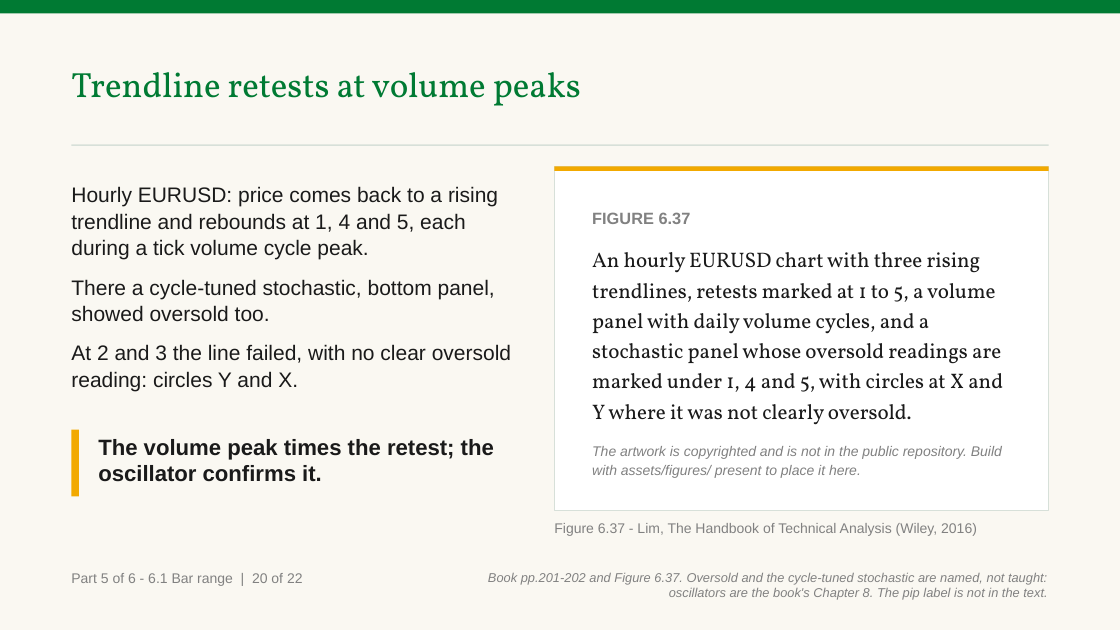
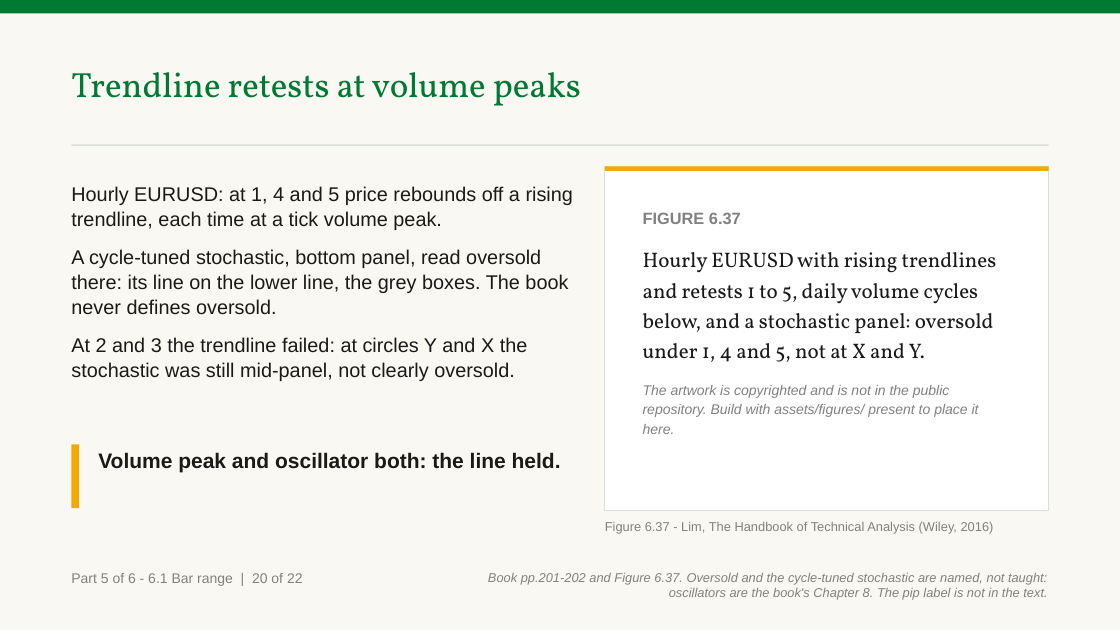
Before and after one commit to benjiesotelo-sudo/Telos_FIN1209, a slide deck: slide 135 of chapter-06/FIN1209-Chapter-06.pptx. Drawn at 1120x630 pixels with LibreOffice and Linux fonts; fonts in the diff are those of the drawing. Boxes give left, top, right and bottom in pixels: in the first picture for what was removed or moved away, otherwise in the second. Text is boxed around its words. In the diff, an @@ line names an element or a change of style, - is before the commit and + after.

```diff
--- a/chapter-06/FIN1209-Chapter-06.pptx
+++ b/chapter-06/FIN1209-Chapter-06.pptx
@@ rectangle: place and size @@
-rectangle at (555, 166, 1049, 511)
+rectangle at (605, 166, 1049, 511)
@@ rectangle: place and size @@
-rectangle at (555, 166, 1049, 171)
+rectangle at (605, 166, 1049, 171)
@@ text at (71, 186, 573, 381): text changed; size 18 to 17 pt @@
-Hourly EURUSD: price comes back to a rising trendline and rebounds at 1, 4 and 5, each during a tick volume cycle peak.
-There a cycle-tuned stochastic, bottom panel, showed oversold too.
-At 2 and 3 the line failed, with no clear oversold reading: circles Y and X.
+Hourly EURUSD: at 1, 4 and 5 price rebounds off a rising trendline, each time at a tick volume peak.
+A cycle-tuned stochastic, bottom panel, read oversold there: its line on the lower line, the grey boxes. The book never defines oversold.
+At 2 and 3 the trendline failed: at circles Y and X the stochastic was still mid-panel, not clearly oversold.
@@ text "FIGURE 6.37": place and size @@
-text "FIGURE 6.37" at (592, 212, 1003, 478)
+text "FIGURE 6.37" at (643, 212, 997, 434)
@@ text at (643, 252, 997, 362): text changed @@
-An hourly EURUSD chart with three rising trendlines, retests marked at 1 to 5, a volume panel with daily volume cycles, and a stochastic panel whose oversold readings are marked under 1, 4 and 5, with circles at X and Y where it was not clearly oversold.
+Hourly EURUSD with rising trendlines and retests 1 to 5, daily volume cycles below, and a stochastic panel: oversold under 1, 4 and 5, not at X and Y.
@@ rectangle: place and size @@
-rectangle at (71, 430, 79, 497)
+rectangle at (71, 444, 79, 508)
@@ text at (98, 452, 561, 473): text changed; size 19 to 18 pt @@
-The volume peak times the retest; the oscillator confirms it.
+Volume peak and oscillator both: the line held.
@@ text "Figure 6.37 - Lim, The ...": place and size @@
-text "Figure 6.37 - Lim, The ..." at (554, 523, 977, 536)
+text "Figure 6.37 - Lim, The ..." at (605, 522, 994, 534)
@@ text "Figure 6.37 - Lim, The ..." at (605, 522, 994, 534): size 12 to 11 pt @@
```
Also in this commit, not shown: 9 other slides changed, 2 other files.
